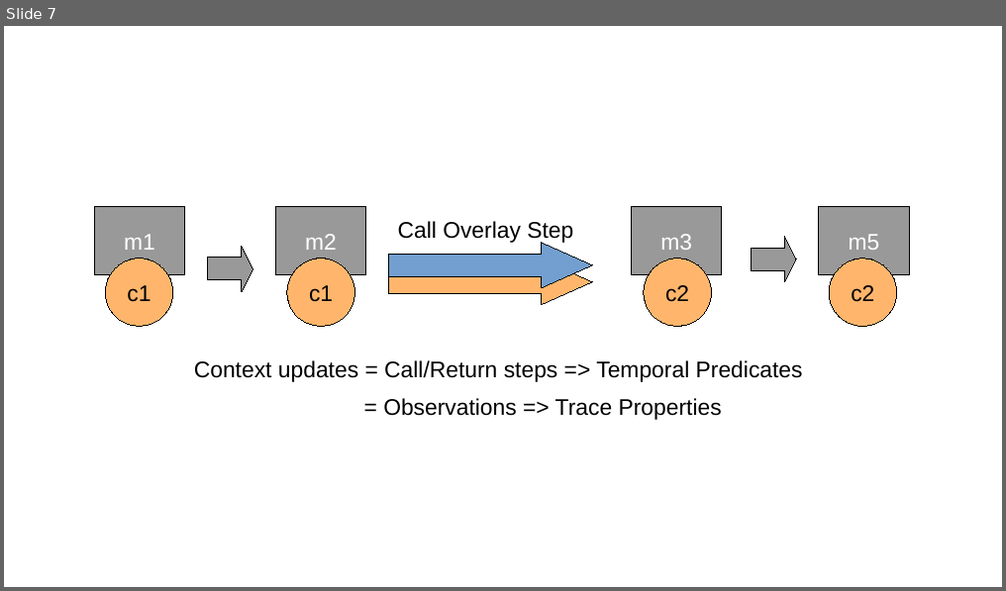
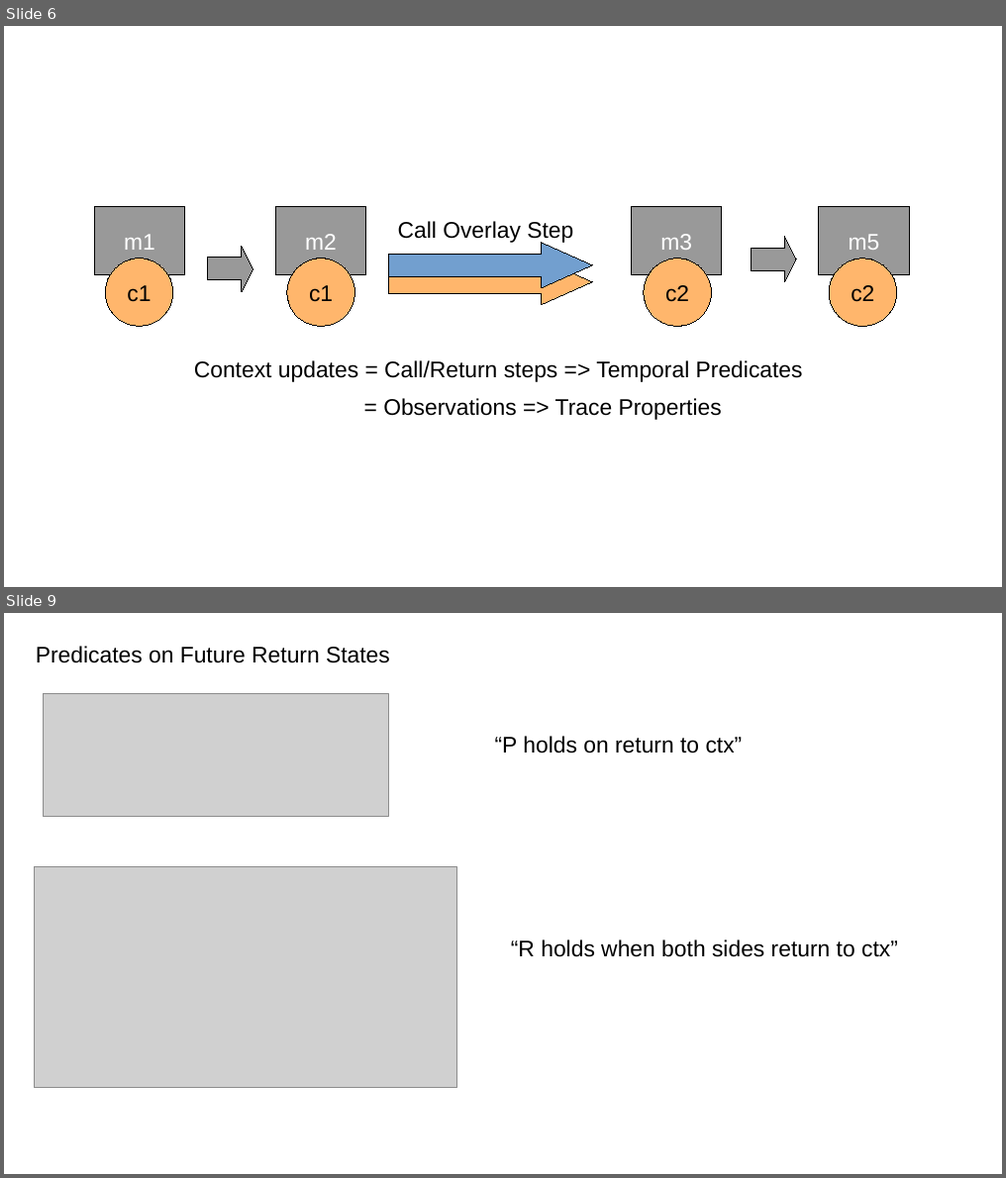
Before and after one commit to bcpierce00/interfering, a slide deck: submission5/StackPres.odp. Shown one above the other, each under a label of ours: slide 7 before the commit, slides 6 and 9 after it; the slides between them are not shown. The pictures are 1006x591 and 1006x1178 pixels, drawn with LibreOffice and Linux fonts; fonts in the diff are those of the drawing; grey boxes stand for pictures. Boxes give left, top, right and bottom in pixels: in the first picture for what was removed or moved away, otherwise in the second. Text is boxed around its words. In the diff, an @@ line names an element or a change of style, - is before the commit and + after.

```diff
--- a/submission5/StackPres.odp
+++ b/submission5/StackPres.odp
@@ slide 9 added at [4, 613, 1002, 1174], background #FFFFFF @@
@@ text added at [36, 646, 390, 663], 18 pt, text #000000 @@
+Predicates on Future Return States
@@ picture added at [43, 694, 389, 817] @@
@@ text added at [495, 736, 743, 754], 18 pt, text #000000 @@
+“P holds on return to ctx”
@@ picture added at [34, 866, 456, 1088] @@
@@ text added at [511, 940, 898, 958], 18 pt, text #000000 @@
+“R holds when both sides return to ctx”
@@ what was slide 7 is now slide 6 @@
```
Also in this commit, not shown: 2 slides changed, 7 other slides added, 5 slides removed, 1 other file.
